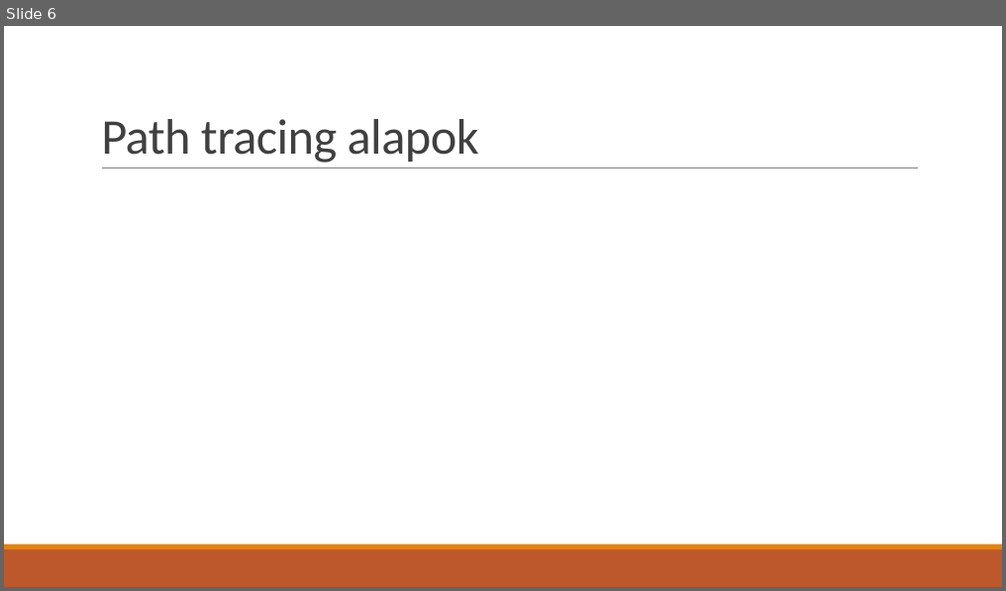
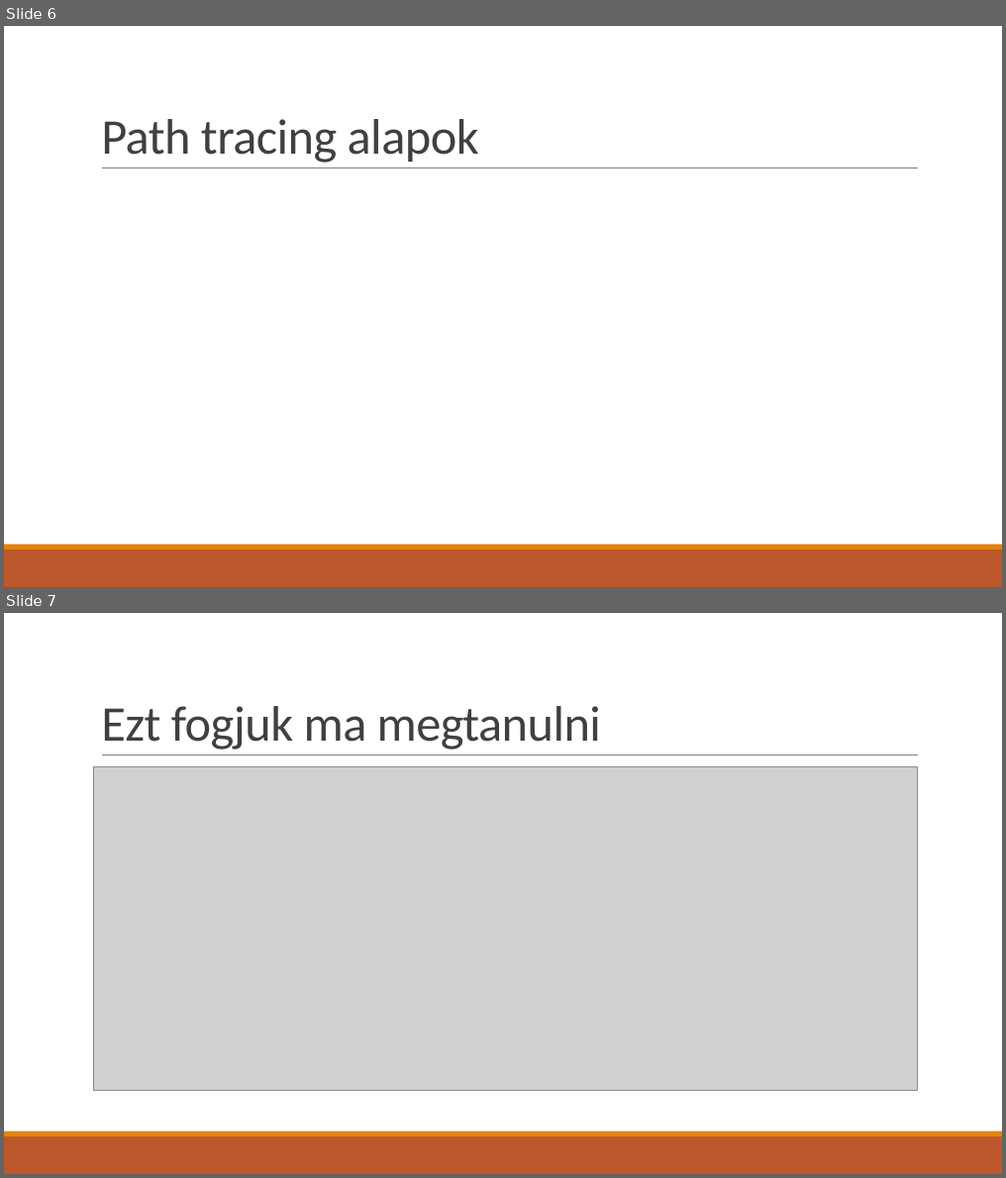
Before and after one commit to asylum2010/Asylum-s-ELTE-Exercises, a slide deck: PBR_EA_02.pptx. Shown one above the other, each under a label of ours: slide 6 before the commit, slides 6 and 7 after it. The pictures are 1006x591 and 1006x1178 pixels, drawn with LibreOffice and Linux fonts; fonts in the diff are those of the drawing; grey boxes stand for pictures. Boxes give left, top, right and bottom in pixels: in the first picture for what was removed or moved away, otherwise in the second. Text is boxed around its words. In the diff, an @@ line names an element or a change of style, - is before the commit and + after.

```diff
--- a/PBR_EA_02.pptx
+++ b/PBR_EA_02.pptx
@@ slide 7 added at bbox=[4, 613, 1002, 1174], background #FFFFFF; not listed: 3 template elements that a slide beside it also shows @@
@@ title added at bbox=[101, 706, 601, 750], 48 pt, text #404040 @@
+Ezt fogjuk ma megtanulni
@@ picture added at bbox=[94, 767, 918, 1090] @@
```
Also in this commit, not shown: 1 slide changed, 2 other slides added, 1 slide removed.
